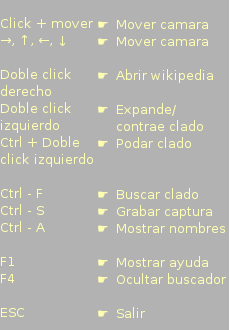
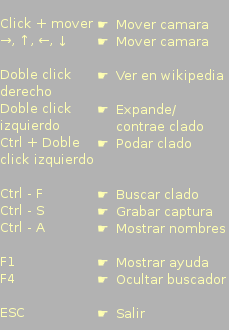
The second (230, 330) image is a revision of the first. Changes to its layers:
painted on "Mover camara ..." over [116,69,223,83]
